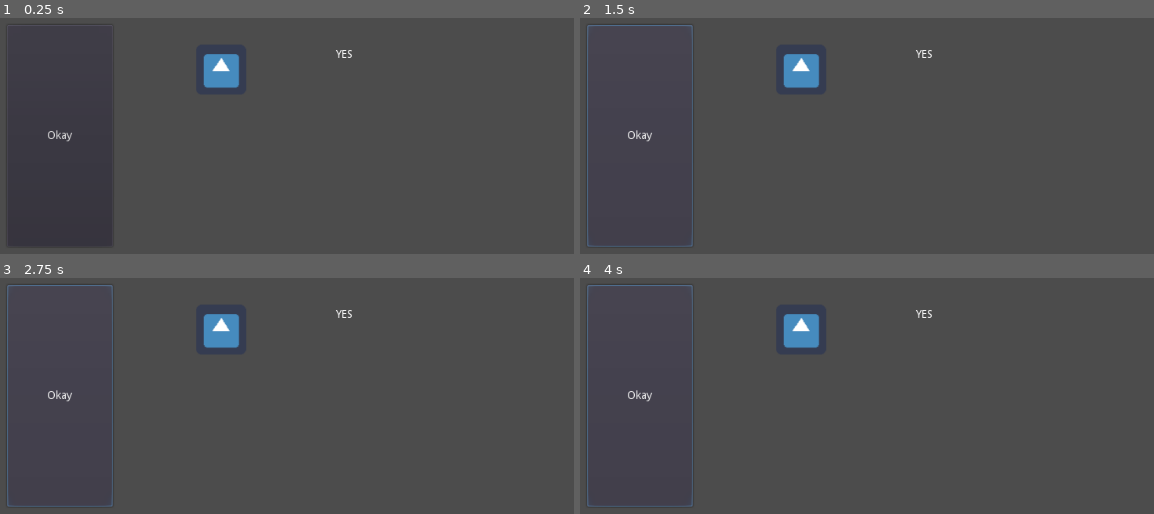
Above: before the commit, frames 1-4 (two rows, left to right).
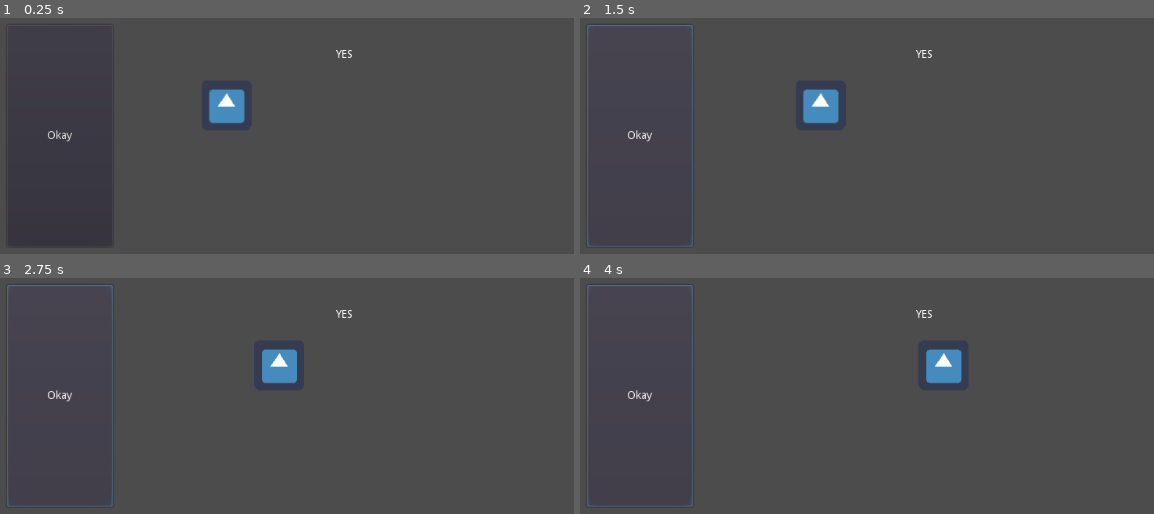
Above: after the commit, the same moments.

Repository: mishkarch/Hello-Godot
Game: Godot game, scene res://Main.tscn
Same seed, same stepped clock (60 frames per second), same inputs: the game is played once before the commit and once after it. The engine's default icon, where the game draws it, is replaced by a stand-in: a white triangle on a blue panel in a dark square.
Inputs:
- Up to frame 1 (0.25 s): no input
- Up to frame 2 (1.5 s): click "Okay" at 0.5 s; tap Enter at 1.25 s; hold Right (ui_right) from 1.28 s (still down)
- Up to frame 3 (2.75 s): release Right (ui_right) at 2.03 s
- Up to frame 4 (4 s): tap Space at 2.75 s; hold Right (ui_right) from 2.78 s (still down)

The runs differ from the first frame. In frame 1, 1.8% of the frame differs, in the area x 35-43%, y 15-45%; in frame 2, 1.8%; in frame 3, 1.8%; in frame 4, 1.8%.

Commit message:
Добавил движение спрайта

Diff:
--- a/Main.tscn
+++ b/Main.tscn
@@ -1,6 +1,7 @@
-[gd_scene load_steps=2 format=2]
+[gd_scene load_steps=3 format=2]
 
 [ext_resource path="res://icon.png" type="Texture" id=1]
+[ext_resource path="res://Sprite.gd" type="Script" id=2]
 
 [node name="Main" type="Node2D"]
 
@@ -19,5 +20,6 @@
 text = "YES"
 
 [node name="Sprite" type="Sprite" parent="."]
-position = Vector2( 368.671, 143.182 )
+position = Vector2( 375.53, 188.622 )
 texture = ExtResource( 1 )
+script = ExtResource( 2 )
--- /dev/null
+++ b/Sprite.gd
@@ -0,0 +1,11 @@
+extends Sprite
+
+const SPEED = 90
+
+func _ready():
+	pass # Replace with function body.
+
+func _process(delta):
+	#position = Vector2()
+	if Input.is_action_pressed("ui_right"):
+		position.x+=delta*SPEED
